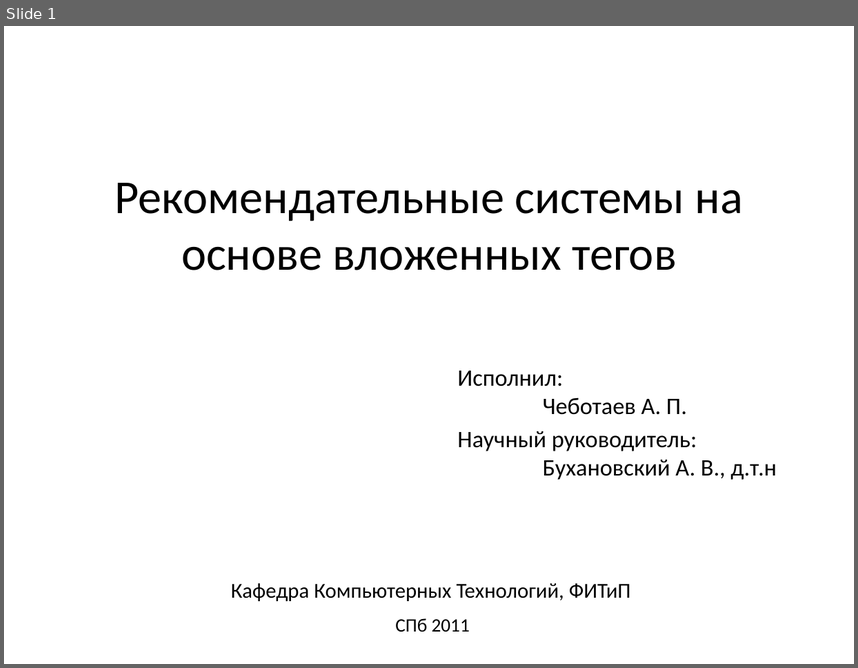
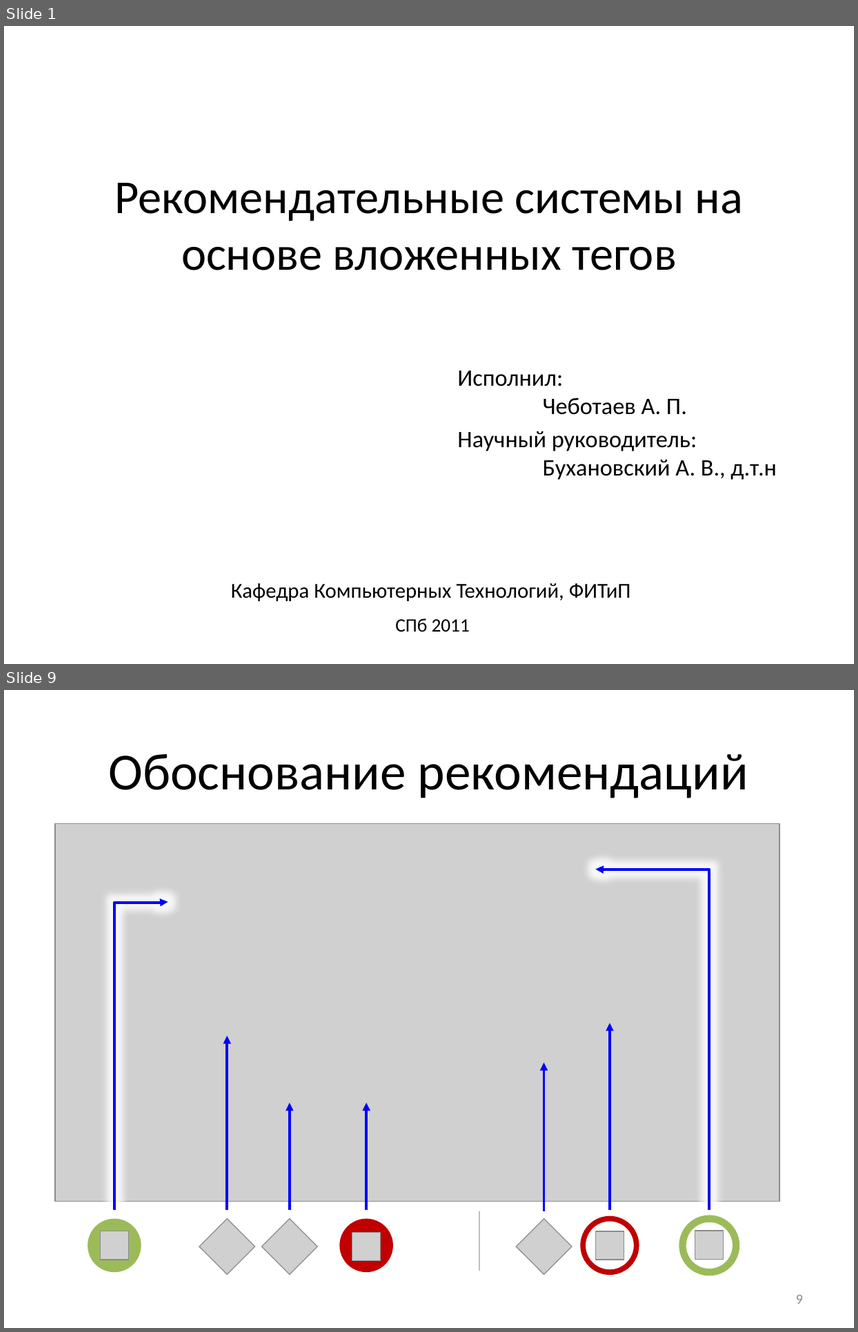
Before and after one commit to Otann/diploma, a slide deck: slides.pptx. Shown one above the other, each under a label of ours: slide 1 before the commit, slides 1 and 9 after it; the slides between them are not shown. The pictures are 858x668 and 858x1332 pixels, drawn with LibreOffice and Linux fonts; fonts in the diff are those of the drawing; grey boxes stand for pictures. Boxes give left, top, right and bottom in pixels: in the first picture for what was removed or moved away, otherwise in the second. Text is boxed around its words. In the diff, an @@ line names an element or a change of style, - is before the commit and + after.

```diff
--- a/slides.pptx
+++ b/slides.pptx
@@ slide 9 added at box(4, 690, 854, 1328), background #FFFFFF @@
@@ title added at box(108, 753, 749, 798), 44 pt, text #000000 @@
+Обоснование рекомендаций
@@ picture added at box(55, 823, 780, 1201) @@
@@ elbow arrow added from (710, 1210) to (595, 869), #0000FF 2.25 pt @@
@@ elbow arrow added from (114, 1210) to (168, 902), #0000FF 2.25 pt @@
@@ arrow added from (227, 1210) to (227, 1035), #0000FF 2.25 pt @@
@@ arrow added from (610, 1210) to (610, 1023), #0000FF 2.25 pt @@
@@ arrow added from (544, 1211) to (544, 1063), #0000FF 2.25 pt @@
@@ arrow added from (290, 1210) to (290, 1103), #0000FF 2.25 pt @@
@@ arrow added from (366, 1210) to (366, 1103), #0000FF 2.25 pt @@
@@ ellipse added at box(87, 1218, 141, 1272), fill #9BBB59 @@
@@ picture added at box(199, 1219, 254, 1274) @@
@@ picture added at box(262, 1219, 317, 1274) @@
@@ ellipse added at box(340, 1218, 393, 1272), fill #C00000 @@
@@ line added from (479, 1211) to (479, 1270), #BFBFBF 0.75 pt @@
@@ picture added at box(516, 1219, 571, 1274) @@
@@ ellipse added at box(583, 1218, 637, 1272), fill #FFFFFF, outline #C00000 4.5 pt @@
@@ ellipse added at box(682, 1218, 736, 1272), fill #FFFFFF, outline #9BBB59 6 pt @@
@@ picture added at box(100, 1231, 128, 1259) @@
@@ picture added at box(352, 1232, 381, 1259) @@
@@ picture added at box(595, 1231, 624, 1259) @@
@@ picture added at box(695, 1231, 723, 1259) @@
@@ page number added at box(796, 1294, 803, 1303), 12 pt, text #8C8C8C @@
+9
```
Also in this commit, not shown: 9 slides changed, 5 other slides added, 6 slides removed, 4 other files.
